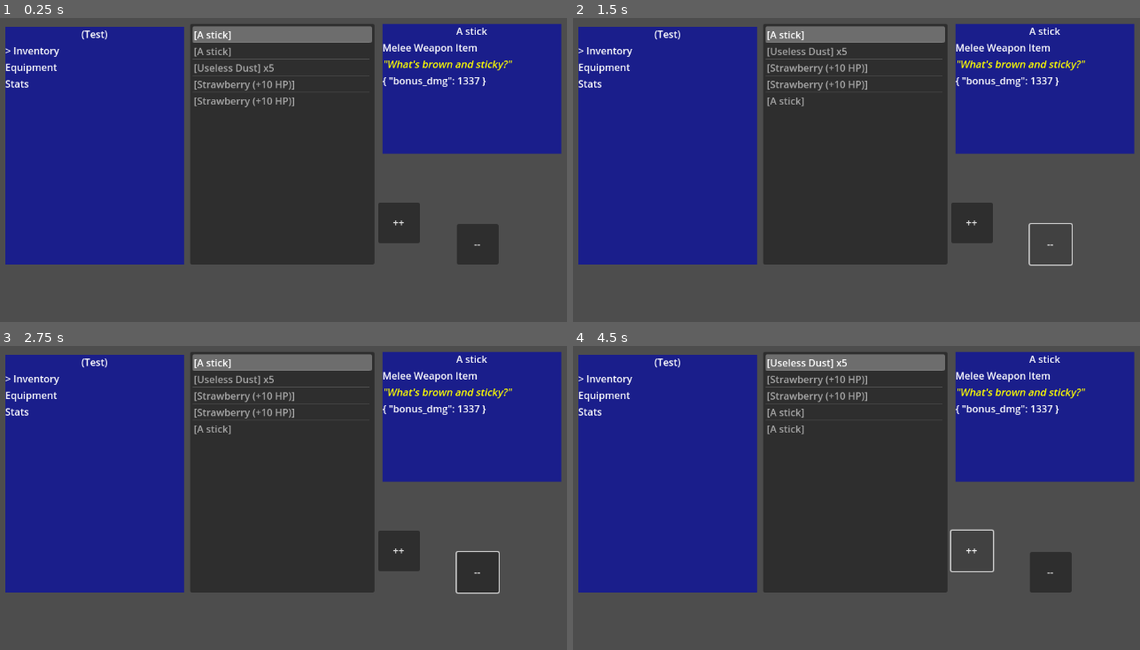
Above: before the commit, frames 1-4 (two rows, left to right).
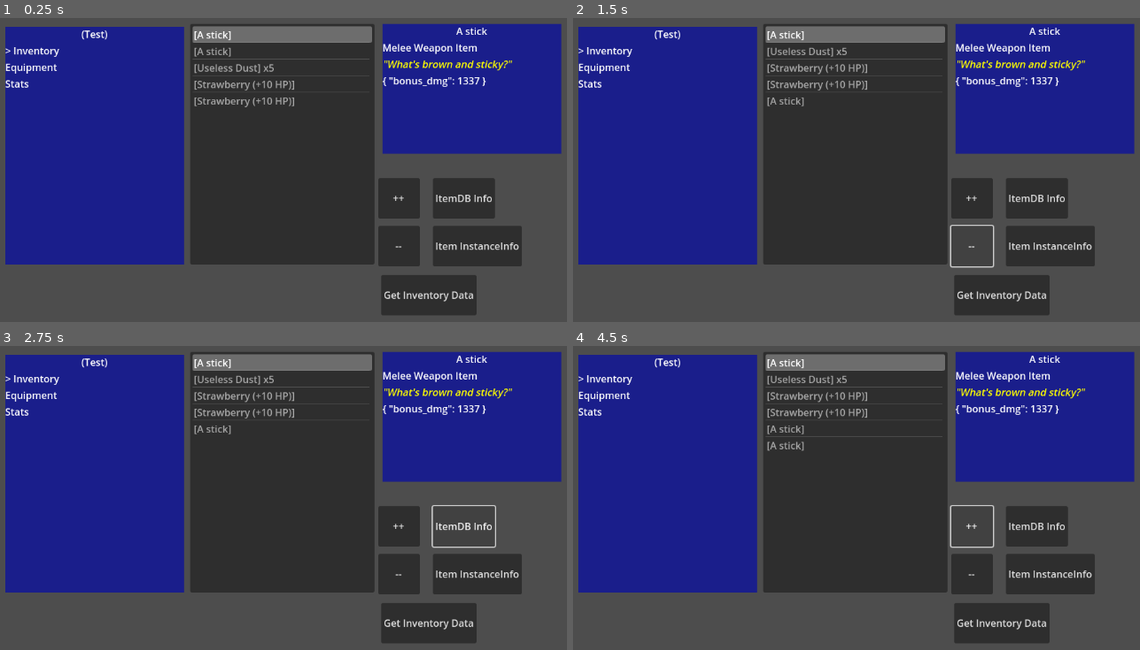
Above: after the commit, the same moments.

Repository: Nekohime/inventory-system-gd
Game: Godot game, scene res://main_scene.tscn
Same seed, same stepped clock (60 frames per second), same inputs: the game is played once before the commit and once after it.
Inputs (mouse positions are in pixels of both pictures, inside the frame that each line leads up to):
- Up to frame 1 (0.25 s): no input
- Up to frame 2 (1.5 s): click "++" at 0.5 s; click "--" at 1.25 s
- Up to frame 3 (2.75 s): click (464, 525) at 2 s, where only the run after the commit has a clickable "ItemDB Info"
- Up to frame 4 (4.5 s): click (1049, 574) at 2.75 s, where only the run after the commit has a clickable "Item InstanceInfo"; click (1003, 622) at 3.5 s, where only the run after the commit has a clickable "Get Inventory Data"; click "++" at 4.25 s

The runs differ from the first frame. In frame 1, 6.0% of the frame differs, in the area x 66-93%, y 52-98%; in frame 2, 5.6%; in frame 3, 4.9%; in frame 4, 6.3%, in the area x 34-93%, y 4-98%.

Commit message:
Added: get_item_from_db, test ui has item info buttons (prints to terminal)

Diff:
--- a/main_scene.tscn
+++ b/main_scene.tscn
@@ -104,23 +104,53 @@
 layout_mode = 2
 text = "Stats"
 
-[node name="Button" type="Button" parent="."]
+[node name="AddButton" type="Button" parent="."]
 layout_mode = 0
 offset_left = 627.0
-offset_top = 368.0
+offset_top = 328.0
 offset_right = 695.0
-offset_bottom = 434.0
+offset_bottom = 394.0
 text = "++"
 metadata/_edit_group_ = true
 
-[node name="Button2" type="Button" parent="."]
+[node name="RemoveButton" type="Button" parent="."]
 layout_mode = 0
-offset_left = 755.0
-offset_top = 403.0
-offset_right = 823.0
-offset_bottom = 469.0
+offset_left = 627.0
+offset_top = 406.0
+offset_right = 695.0
+offset_bottom = 472.0
 text = "--"
 metadata/_edit_group_ = true
 
-[connection signal="pressed" from="Button" to="InventoryList" method="_on_button_pressed"]
-[connection signal="pressed" from="Button2" to="InventoryList" method="_on_button_2_pressed"]
+[node name="ItemDBButton" type="Button" parent="."]
+layout_mode = 0
+offset_left = 716.0
+offset_top = 328.0
+offset_right = 817.0
+offset_bottom = 394.0
+text = "ItemDB Info"
+metadata/_edit_group_ = true
+
+[node name="ItemInstanceButton" type="Button" parent="."]
+layout_mode = 0
+offset_left = 716.0
+offset_top = 406.0
+offset_right = 861.0
+offset_bottom = 472.0
+text = "Item InstanceInfo"
+metadata/_edit_group_ = true
+
+[node name="InventoryDataButton" type="Button" parent="."]
+layout_mode = 0
+offset_left = 632.0
+offset_top = 486.0
+offset_right = 777.0
+offset_bottom = 552.0
+text = "Get Inventory Data"
+metadata/_edit_group_ = true
+
+[connection signal="pressed" from="AddButton" to="InventoryList" method="_on_button_pressed"]
+[connection signal="pressed" from="RemoveButton" to="InventoryList" method="_on_button_2_pressed"]
+[connection signal="pressed" from="ItemDBButton" to="InventoryList" method="_on_button_3_pressed"]
+[connection signal="pressed" from="ItemInstanceButton" to="InventoryList" method="_on_item_instance_button_pressed"]
+[connection signal="pressed" from="InventoryDataButton" to="InventoryList" method="_on_inventory_data_button_pressed"]
--- a/scripts/Inventory.gd
+++ b/scripts/Inventory.gd
@@ -175,9 +175,13 @@
 func set_itemdb() -> void:
 	self.itemdb = self.get_json("res://data/items.json")
 
-#Returns the Item Database (Unused)
+# Returns the Item Database (Unused)
 func get_item_db() -> Dictionary:
 	return self.itemdb
+
+# Returns the Item Data from Database
+func get_item_from_db(id) -> Dictionary:
+	return self.itemdb[id]
 
 ## Get Inventory
 
--- a/scripts/InventoryList.gd
+++ b/scripts/InventoryList.gd
@@ -102,3 +102,20 @@
 	pinv.take_item_at_index(0, 2)
 	do_inventory_display()
 	pass
+
+
+func _on_button_3_pressed() -> void:
+	var single_selected_item = get_selected_items()[0];
+	var selected_item = pinv.get_item_at_index(single_selected_item)
+	print(pinv.get_item_from_db(selected_item.id))
+
+
+func _on_item_instance_button_pressed() -> void:
+	var single_selected_item = get_selected_items()[0];
+	var selected_item = pinv.get_item_at_index(single_selected_item)
+	print(selected_item)
+	pass
+
+func _on_inventory_data_button_pressed() -> void:
+	print(pinv.get_inventory())
+	pass # Replace with function body.
Not shown, changed: README.md
